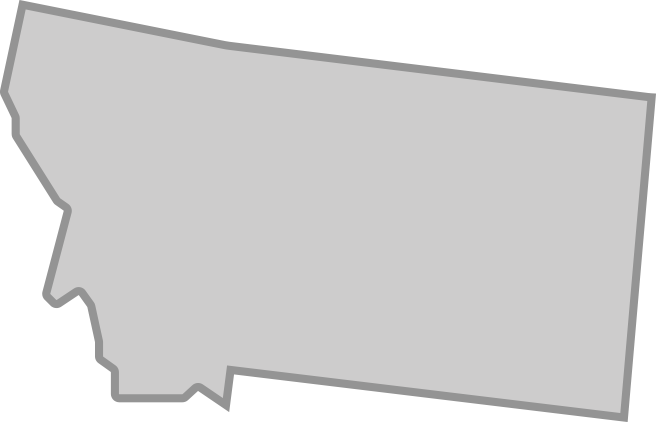
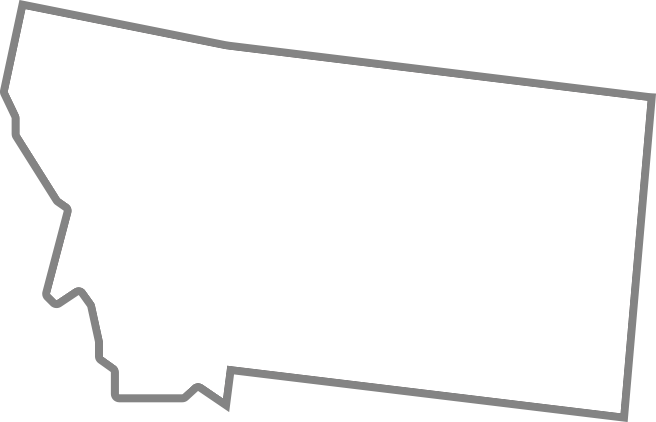
Before/after of a 656px x 422px layered artwork. What changed in the layer stack:
pixels changed over [0, 0, 656, 422] (layer not identified)
